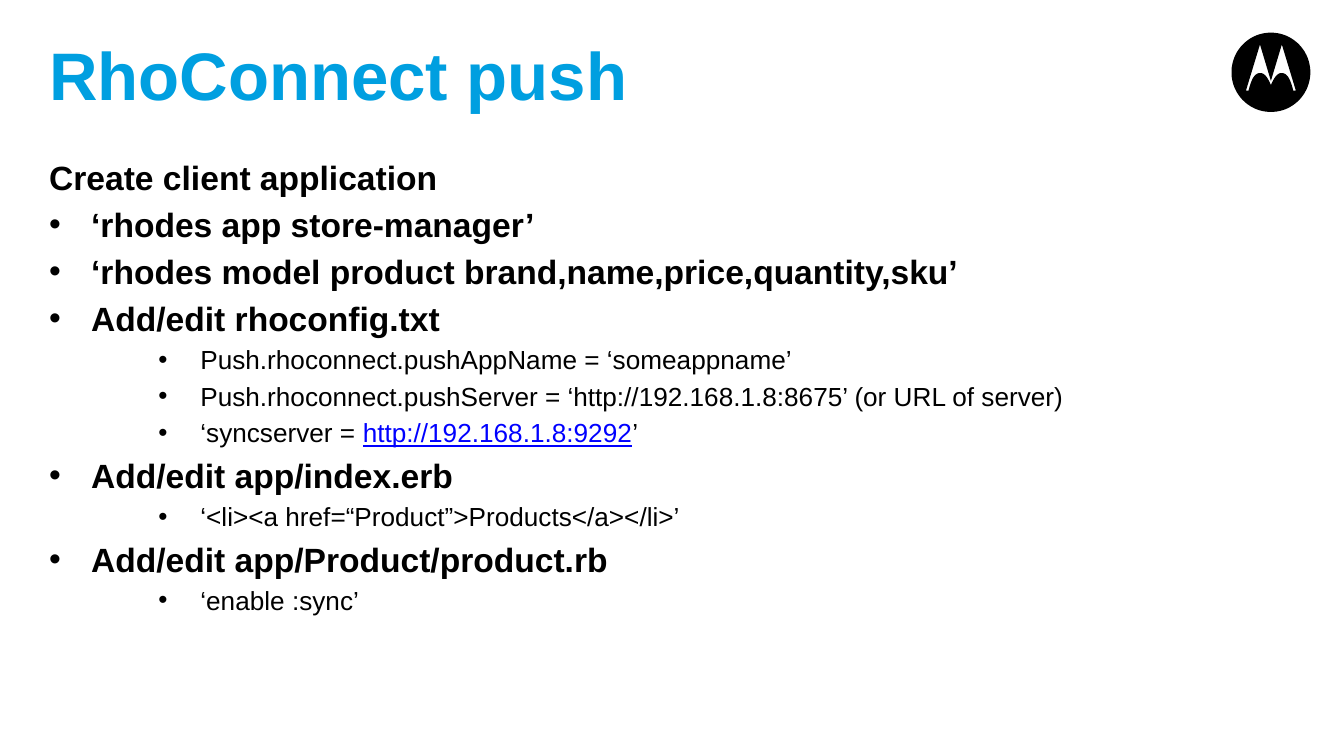
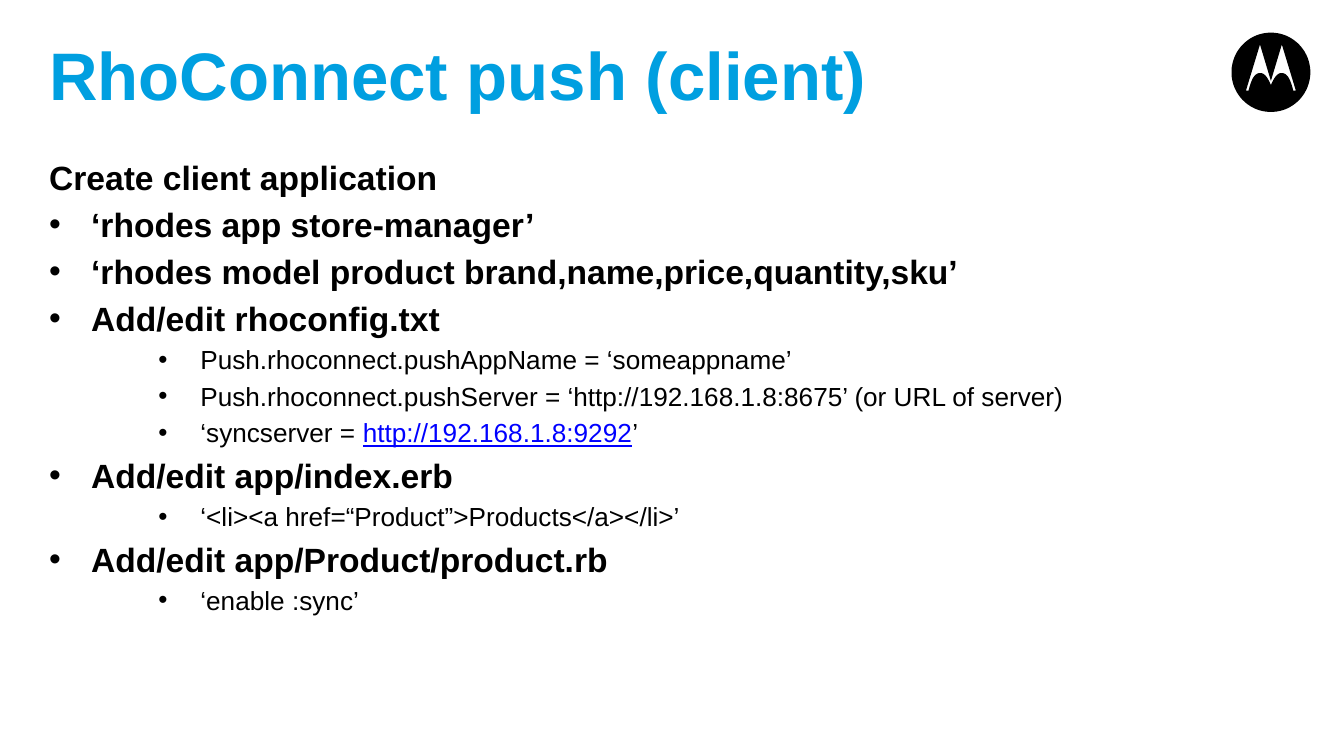
Before and after one commit to shurab/Rhoconnect-Push-Demo, a slide deck: slide 7 of RhoConnect-Push.pptx. Drawn at 1344x756 pixels with LibreOffice and Linux fonts; fonts in the diff are those of the drawing. Boxes give left, top, right and bottom in pixels: in the first picture for what was removed or moved away, otherwise in the second. Text is boxed around its words. In the diff, an @@ line names an element or a change of style, - is before the commit and + after.

Commit message:
updating ppt

```diff
--- a/RhoConnect-Push.pptx
+++ b/RhoConnect-Push.pptx
@@ title at (49, 51, 866, 112): text changed @@
-RhoConnect push
+RhoConnect push (client)
```
